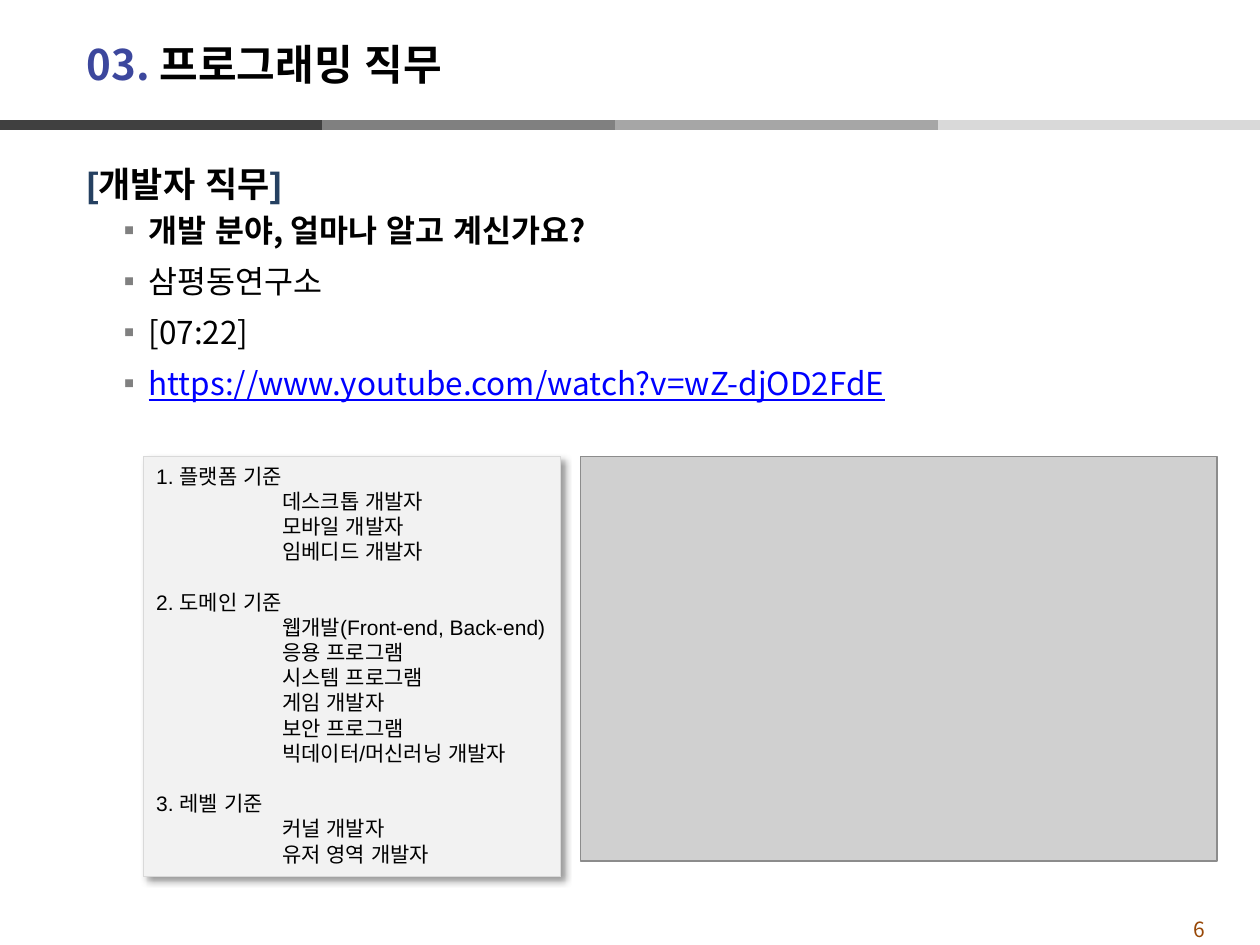
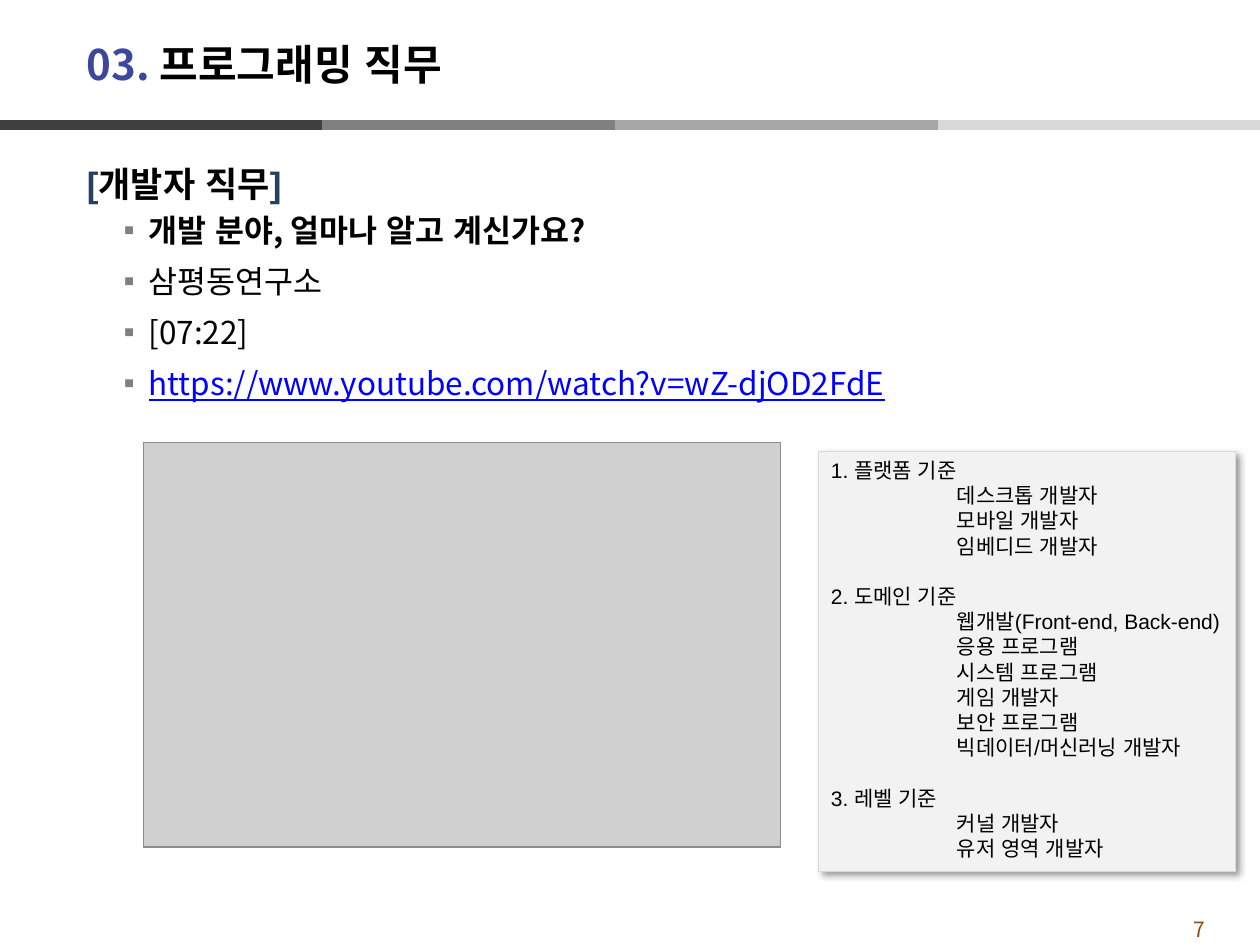
Before and after one commit to dndxor/BCSW, a slide deck: slide 7 of PDF/Ex_SW관련_진로탐색.pptx (slide 6 before the commit). Drawn at 1260x945 pixels with LibreOffice and Linux fonts; fonts in the diff are those of the drawing; grey boxes stand for pictures. Boxes give left, top, right and bottom in pixels: in the first picture for what was removed or moved away, otherwise in the second. Text is boxed around its words. In the diff, an @@ line names an element or a change of style, - is before the commit and + after.

```diff
--- a/PDF/Ex_SW관련_진로탐색.pptx
+++ b/PDF/Ex_SW관련_진로탐색.pptx
@@ picture moved from (x1=581, y1=456, x2=1217, y2=861) to (x1=144, y1=442, x2=780, y2=847) @@
@@ rectangle "1. 플랫폼 기준" moved from (x1=144, y1=457, x2=561, y2=877) to (x1=819, y1=451, x2=1236, y2=871) @@
@@ page number at (x1=1193, y1=921, x2=1205, y2=937): text changed @@
-6
+7
```
Also in this commit, not shown: 2 other slides changed, 1 slide added, 1 other file.
